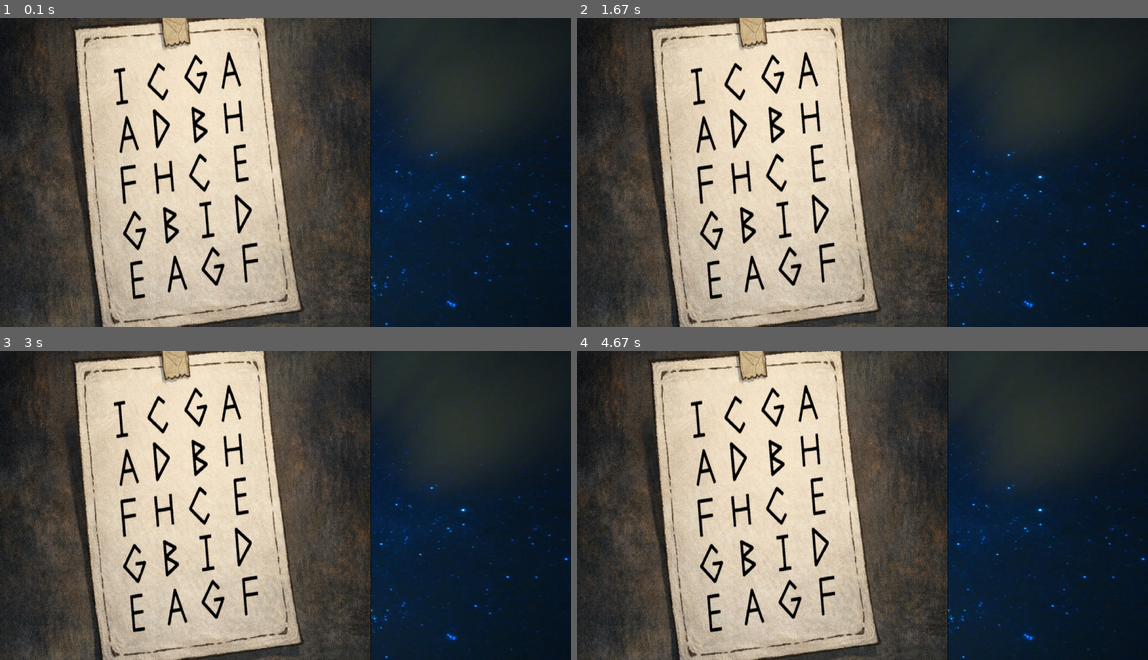
Above: before the commit, frames 1-4 (two rows, left to right).
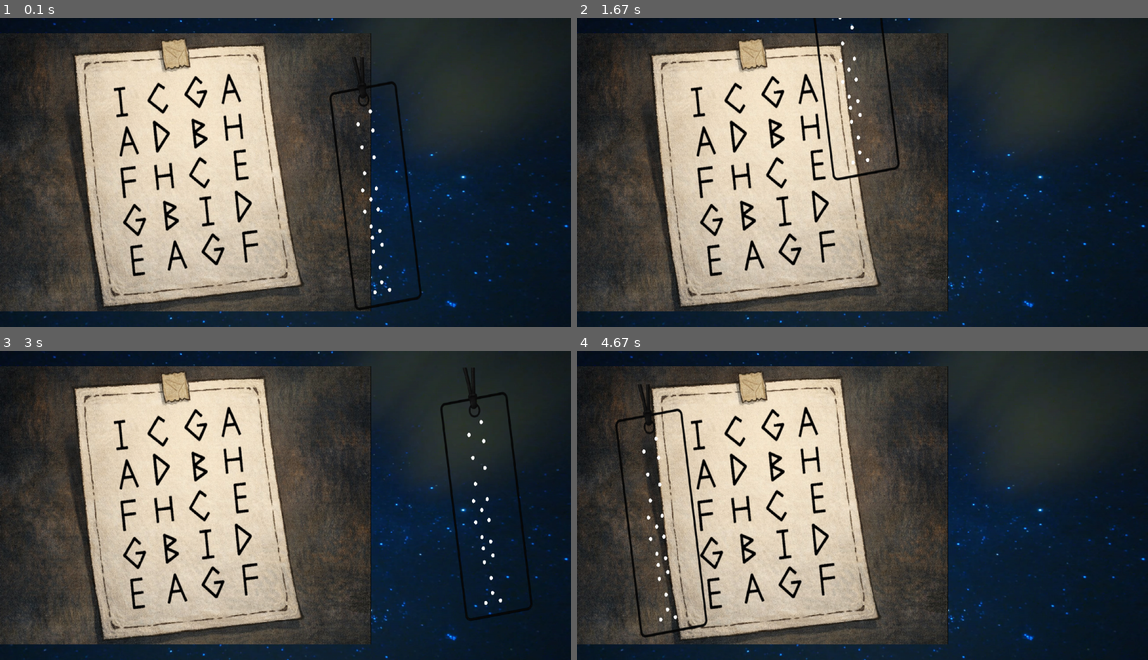
Above: after the commit, the same moments.

Repository: ipot-rgb/The-Puzzle-House
Game: pygame game, started from level 1.py
Same seed, same stepped clock (60 frames per second), same inputs: the game is played once before the commit and once after it.
Inputs (mouse positions are in pixels of both pictures, inside the frame that each line leads up to):
- Up to frame 1 (0.1 s): no input
- Up to frame 2 (1.67 s): press the mouse at (965, 191) at 0.37 s; move the mouse to (828, 160) at 0.47 s; release the mouse at (685, 126) at 0.6 s; press the mouse at (714, 144) at 0.7 s; move the mouse to (816, 197) at 0.8 s; release the mouse at (913, 249) at 0.93 s; press the mouse at (885, 212) at 1.03 s; move the mouse to (902, 191) at 1.13 s; release the mouse at (925, 172) at 1.27 s; press the mouse at (925, 191) at 1.37 s; move the mouse to (896, 126) at 1.47 s; release the mouse at (868, 61) at 1.6 s
- Up to frame 3 (3 s): press the mouse at (291, 443) at 1.7 s; move the mouse to (279, 530) at 1.8 s; release the mouse at (274, 616) at 1.93 s; press the mouse at (274, 545) at 2.03 s; move the mouse to (199, 548) at 2.13 s; release the mouse at (125, 554) at 2.27 s; press the mouse at (148, 548) at 2.37 s; move the mouse to (245, 483) at 2.47 s; release the mouse at (348, 415) at 2.6 s; press the mouse at (325, 468) at 2.7 s; move the mouse to (411, 499) at 2.8 s; release the mouse at (502, 530) at 2.93 s
- Up to frame 4 (4.67 s): press the mouse at (1028, 505) at 3.03 s; move the mouse to (856, 514) at 3.13 s; release the mouse at (685, 524) at 3.27 s; press the mouse at (736, 520) at 3.37 s; move the mouse to (828, 493) at 3.47 s; release the mouse at (919, 462) at 3.6 s; press the mouse at (913, 477) at 3.7 s; move the mouse to (908, 480) at 3.8 s; release the mouse at (908, 486) at 3.93 s; press the mouse at (908, 480) at 4.03 s; move the mouse to (891, 542) at 4.13 s; release the mouse at (868, 607) at 4.27 s; press the mouse at (868, 558) at 4.37 s; move the mouse to (771, 520) at 4.47 s; release the mouse at (674, 483) at 4.6 s

The runs differ from the first frame. In frame 1, 19% of the frame differs, in the area x 0-74%, y 0-100%; in frame 2, 19%; in frame 3, 19%; in frame 4, 19%, in the area x 0-65%, y 0-100%.

Commit message:
commited

Diff:
--- a/level 1.py
+++ b/level 1.py
@@ -21,18 +21,60 @@
         self.rect = self.image.get_rect()
         self.rect.topleft = (x, y)
 
+
+
+class Bookmark(pygame.sprite.Sprite):
+    def __init__(self, image_path, width, height, x, y):
+        super().__init__()
+        self.image = pygame.image.load(image_path).convert_alpha()
+        self.image = pygame.transform.scale(self.image, (width, height))
+        self.rect = self.image.get_rect(topleft=(x, y))
+
+        self.is_dragging = False
+        self.offset_x = 0
+        self.offset_y = 0
+
+    def update(self, events):
+        for event in events:
+            if event.type == pygame.MOUSEBUTTONDOWN and event.button == 1:
+                if self.rect.collidepoint(event.pos):
+                    self.is_dragging = True
+                    self.offset_x = self.rect.x - event.pos[0]
+                    self.offset_y = self.rect.y - event.pos[1]
+
+            elif event.type == pygame.MOUSEBUTTONUP and event.button == 1:
+                self.is_dragging = False
+
+        if self.is_dragging:
+            mouse_x, mouse_y = pygame.mouse.get_pos()
+            self.rect.x = mouse_x + self.offset_x
+            self.rect.y = mouse_y + self.offset_y
+
+
 note_width = int(WIDTH * 0.65)
-note_height = int(HEIGHT * 1.1)
-note = Note(os.path.join("materials", "lv1 note.png"), note_width, note_height, 0, (HEIGHT - note_height)//2)
+note_height = int(HEIGHT * 0.9)
+note_x = 0
+note_y = (HEIGHT - note_height) // 2
+note = Note(os.path.join("materials", "lv1 note.png"), note_width, note_height, note_x, note_y)
+
+bm_width = int(note_width * 0.9)
+bm_height = int(note_height * 1.0)
+bm = Bookmark(os.path.join("materials", "book mark.png"),
+              bm_width, bm_height,
+              note_x + int(note_width * 0.6), note_y + 50)
 
 all_sprites = pygame.sprite.Group()
 all_sprites.add(note)
+all_sprites.add(bm)
 
 running = True
 while running:
-    for event in pygame.event.get():
+    events = pygame.event.get()
+    for event in events:
         if event.type == pygame.QUIT:
             running = False
+
+    bm.update(events)
 
     screen.blit(background_img, (0, 0))
 
Binary file added: materials/book mark.png
